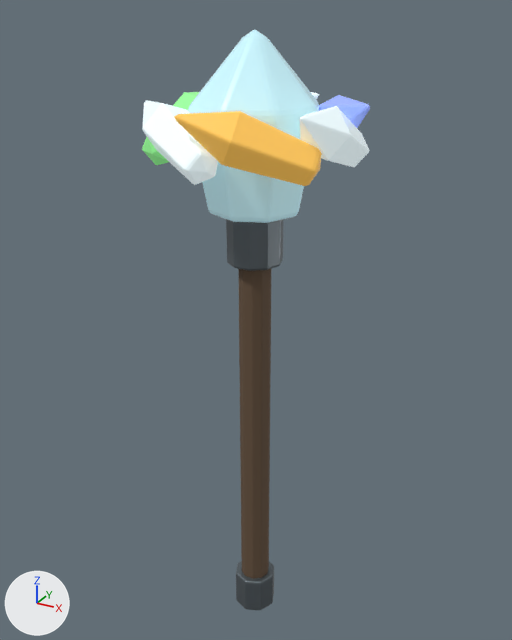
One commit to the Blender file assets/models/source/crystal-weapon-mace.blend: the scene before it, then after it.
Before and after are seen from a camera (50 mm lens) standing at (0.866, -1.57, 0.978) and looking at (-0.021, 0.043, 0.171). Every picture has the same lights, and +X, +Y and +Z are marked at lower left. The first picture is the older version.

Names of what the first picture shows: 'haft', 'head-core', 'neck', 'pommel', 'striker-0', 'striker-1', 'striker-2', 'striker-5' and 1 more.
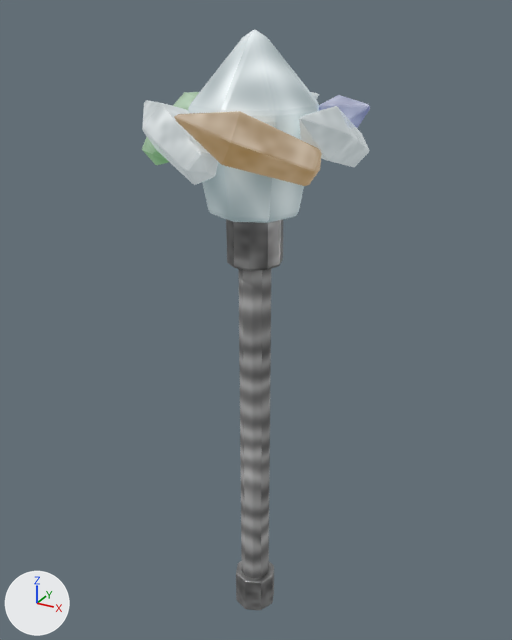
Boxes (x1, y1, x2, y2) around the edits, measured in the pictures (512 x 640 px):
'head-core', recoloured (cyan to white)
    both: (188, 29, 319, 223)
'haft', recoloured (brown to grey)
    both: (239, 269, 271, 579)
'striker-1', recoloured (orange to beige)
    both: (174, 111, 322, 186)
'striker-2', recoloured
    both: (142, 100, 218, 185)
'striker-0', recoloured
    both: (299, 106, 369, 167)
'striker-5', recoloured
    both: (319, 95, 370, 128)

Patch to the scene script:
```diff
--- a/assets/models/source/crystal-weapon-mace.blend.py
+++ b/assets/models/source/crystal-weapon-mace.blend.py
@@ me_haft @@
 me_haft.from_pydata(...)  # 22 vertices, 40 faces; spans x -0.045..0.045, y -0.043..0.043, z -0.6..0.6
-me_haft.materials.append(mat_magenheim_crystal_weapon_crystal_weapon_mace_grip)  # brown #65503c
+me_haft.materials.append(mat_magenheim_crystal_weapon_crystal_weapon_mace_grip_timber)  # picture img_creature_timber
@@ me_head_core @@
 me_head_core.from_pydata(...)  # 18 vertices, 32 faces; spans x -0.17..0.17, y -0.17..0.17, z -0.236..0.236
-me_head_core.materials.append(mat_magenheim_crystal_weapon_crystal_weapon_mace_crystal)  # cyan #c4eff8, glowing greyish cyan #718b91
+me_head_core.materials.append(mat_magenheim_crystal_weapon_crystal_weapon_mace_crystal_crystal)  # picture img_creature_crystal, glowing greyish cyan #718b91
@@ me_striker_0 @@
 me_striker_0.from_pydata(...)  # 12 vertices, 20 faces; spans x -0.059..0.059, y -0.167..0.167, z -0.083..0.083
-me_striker_0.materials.append(mat_magenheim_crystal_weapon_crystal_weapon_mace_crystal_bright)  # white #ecfcff, glowing grey #adb9bc
+me_striker_0.materials.append(mat_magenheim_crystal_weapon_crystal_weapon_mace_crystal_bright_stone)  # picture img_creature_stone, glowing grey #adb9bc
@@ me_striker_1 @@
 me_striker_1.from_pydata(...)  # 12 vertices, 20 faces; spans x -0.15..0.15, y -0.098..0.098, z -0.083..0.083
-me_striker_1.materials.append(mat_magenheim_crystal_weapon_crystal_weapon_mace_rainbow_1)  # orange #ffc559, glowing brown #9e7934
+me_striker_1.materials.append(mat_magenheim_crystal_weapon_crystal_weapon_mace_rainbow_1_stone)  # picture img_creature_stone, glowing brown #9e7934
@@ me_striker_2 @@
 me_striker_2.from_pydata(...)  # 12 vertices, 20 faces; spans x -0.151..0.151, y -0.1..0.1, z -0.083..0.083
-me_striker_2.materials.append(mat_magenheim_crystal_weapon_crystal_weapon_mace_crystal_bright)  # white #ecfcff, glowing grey #adb9bc
+me_striker_2.materials.append(mat_magenheim_crystal_weapon_crystal_weapon_mace_crystal_bright_stone)  # picture img_creature_stone, glowing grey #adb9bc
@@ me_striker_5 @@
 me_striker_5.from_pydata(...)  # 12 vertices, 20 faces; spans x -0.151..0.151, y -0.1..0.1, z -0.083..0.083
-me_striker_5.materials.append(mat_magenheim_crystal_weapon_crystal_weapon_mace_rainbow_5)  # blue #95aaff, glowing blue #5a679e
+me_striker_5.materials.append(mat_magenheim_crystal_weapon_crystal_weapon_mace_rainbow_5_stone)  # picture img_creature_stone, glowing blue #5a679e
```
